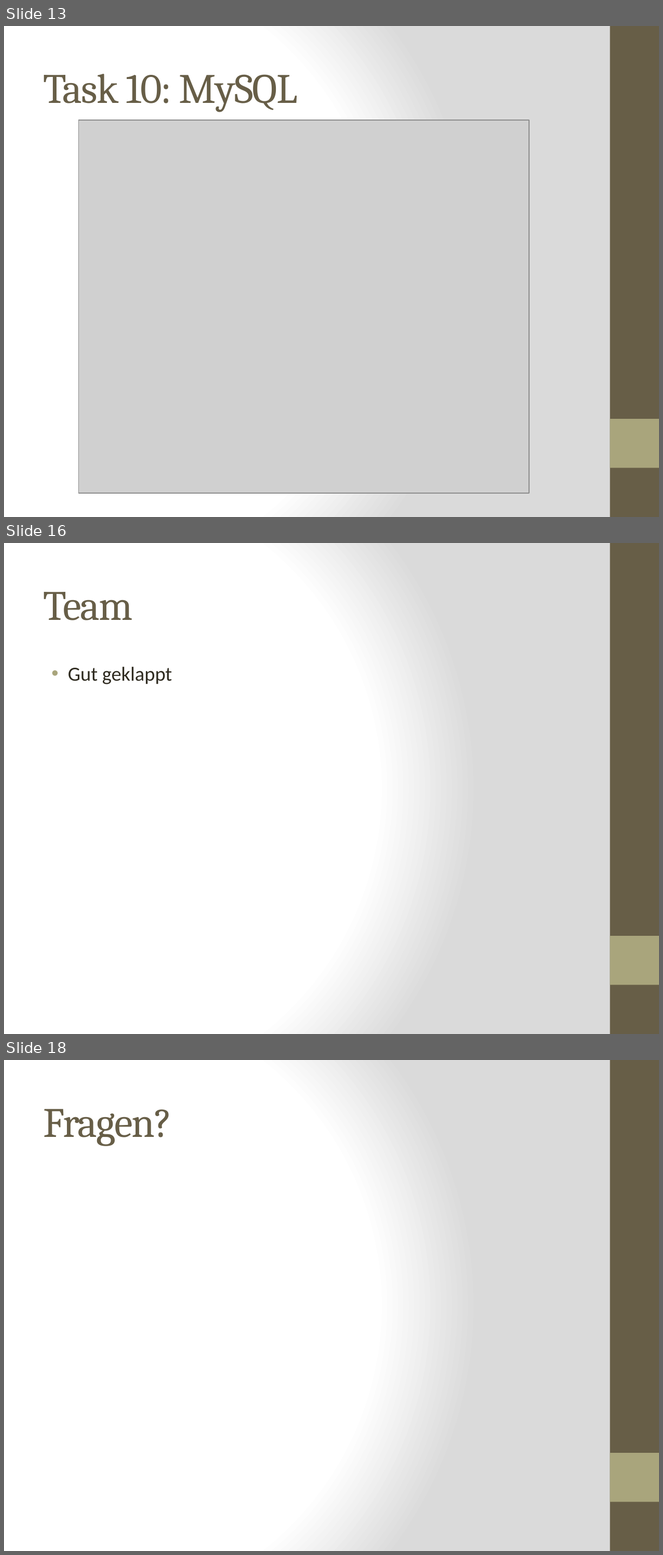
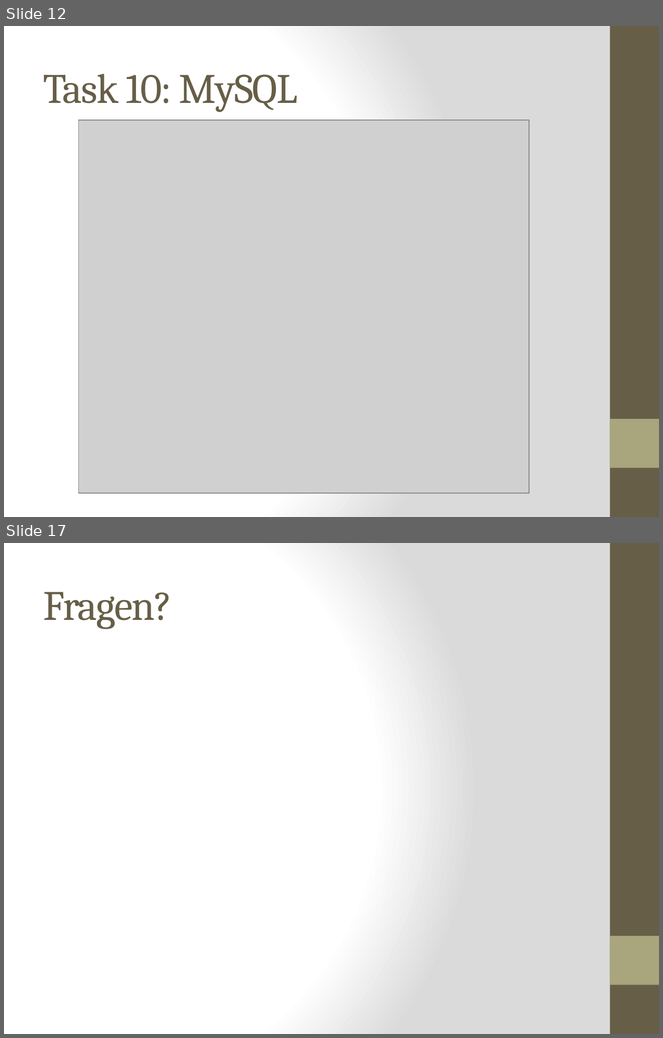
Before and after one commit to kochm8/ch.bfh.bti7054.w2014.p.beerwebshop, a slide deck: doc/Präsentation.pptx. Shown one above the other, each under a label of ours: slides 13, 16 and 18 before the commit, slides 12 and 17 after it; the slides between them are not shown. The pictures are 663x1555 and 663x1038 pixels, drawn with LibreOffice and Linux fonts; fonts in the diff are those of the drawing; grey boxes stand for pictures. Boxes give left, top, right and bottom in pixels: in the first picture for what was removed or moved away, otherwise in the second. Text is boxed around its words. In the diff, an @@ line names an element or a change of style, - is before the commit and + after.

```diff
--- a/doc/Präsentation.pptx
+++ b/doc/Präsentation.pptx
@@ slide 16 removed at (4, 543, 659, 1034), background gradient #FFFFFF to #DADADA; not listed: 2 template elements that a slide beside it also shows @@
@@ title removed at (44, 592, 133, 620) @@
-Team
@@ text removed at (68, 667, 172, 684) @@
-• Gut geklappt
@@ what was slide 13 is now slide 12 @@
@@ what was slide 18 is now slide 17 @@
```
Also in this commit, not shown: 9 slides changed, 9 other files.
